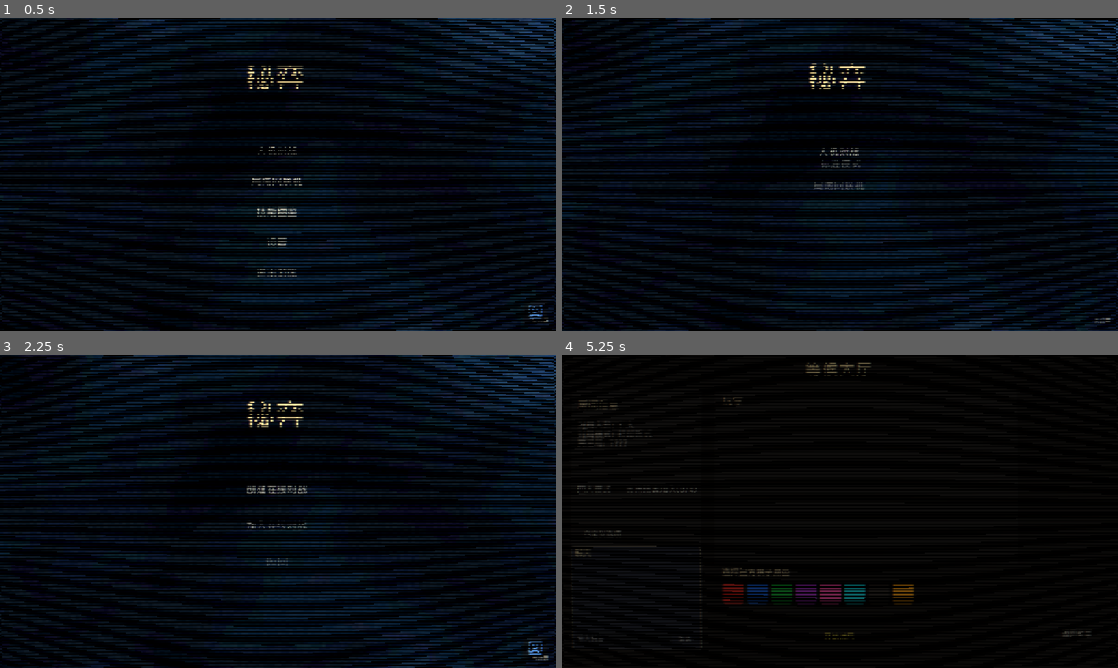
Above: before the commit, frames 1-4 (two rows, left to right).
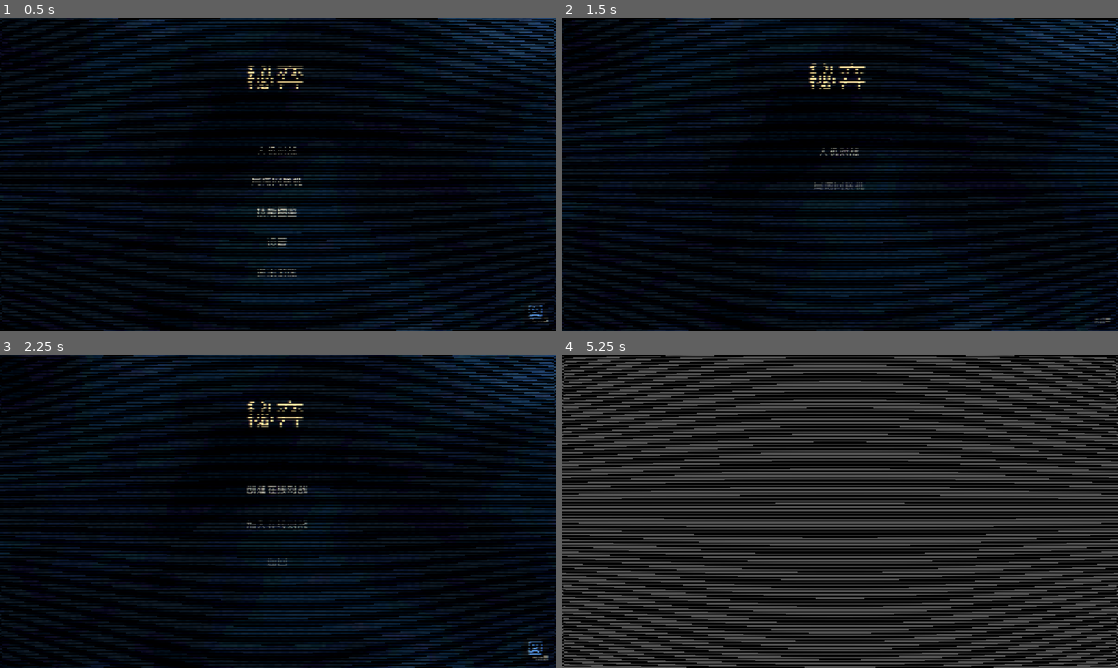
Above: after the commit, the same moments.

Repository: Lurongshika/ChessGame
Game: Godot game, scene res://scenes/main.tscn
Same seed, same stepped clock (60 frames per second), same inputs: the game is played once before the commit and once after it.
Inputs (mouse positions are in pixels of both pictures, inside the frame that each line leads up to):
- Up to frame 1 (0.5 s): no input
- Up to frame 2 (1.5 s): click "人机对战" at 0.5 s; click "返回" at 1.25 s
- Up to frame 3 (2.25 s): click "局域网联机" at 2 s
- Up to frame 4 (5.25 s): click "创建在线对战" at 2.75 s; click "创建房间" at 3.5 s; click (734, 592) at 4.27 s; click (840, 636) at 5 s, where only the run before the commit has a clickable "开始对局"

Frame 1 is identical in both runs. In frame 2, less than 0.1% of the frame differs, in the area x 46-54%, y 45-48%; in frame 3, less than 0.1%; in frame 4, 50%, in the area x 0-100%, y 0-100%.
Error after the commit: Parse Error: There is already a variable named "peer" declared in this scope. (res://scripts/lobby.gd:159)

Commit message:
修复图鉴列表延迟/头像显示/颜色偏好样式;去bgm;去菜单elastic;审判逆位纯规则判定;四人对局返回大厅;端口占用自动切换

Diff:
--- a/global.gd
+++ b/global.gd
@@ -75,15 +75,17 @@
 		# 已透明(如菜单动画已处理)则跳过
 		if b.modulate.a <= 0.01:
 			continue
+		# 容器内按钮(列表/菜单由容器布局):不做逐个延迟动画,保持原样(避免长列表长时间等待)
+		if _in_container(b):
+			continue
 		b.modulate.a = 0.0
 		var tw := root.create_tween()
 		tw.tween_interval(i * 0.06)
 		tw.tween_property(b, "modulate:a", 1.0, 0.3).set_trans(Tween.TRANS_QUAD).set_ease(Tween.EASE_OUT)
-		# 容器内按钮(由容器布局)只淡入,不动位置;自由定位按钮淡入+上浮
-		if not _in_container(b):
-			var orig_pos: Vector2 = b.position
-			b.position = orig_pos + Vector2(0, 16)
-			tw.parallel().tween_property(b, "position", orig_pos, 0.3).set_trans(Tween.TRANS_QUAD).set_ease(Tween.EASE_OUT)
+		# 自由定位按钮淡入+上浮
+		var orig_pos: Vector2 = b.position
+		b.position = orig_pos + Vector2(0, 16)
+		tw.parallel().tween_property(b, "position", orig_pos, 0.3).set_trans(Tween.TRANS_QUAD).set_ease(Tween.EASE_OUT)
 
 
 static func _in_container(b: Control) -> bool:
@@ -147,17 +149,14 @@
 		idx += 1
 
 
-# --- 音频(音效 + 循环 BGM) ---
+# --- 音频(音效) ---
 var _audio_player: AudioStreamPlayer
-var _bgm_player: AudioStreamPlayer
 var _sfx_cache := {}
 
 
 func _setup_audio() -> void:
 	_audio_player = AudioStreamPlayer.new()
 	add_child(_audio_player)
-	_bgm_player = AudioStreamPlayer.new()
-	add_child(_bgm_player)
 
 
 # 播放音效(缓存加载)
@@ -175,22 +174,6 @@
 	_audio_player.stream = stream
 	_audio_player.volume_db = volume_db
 	_audio_player.play()
-
-
-# 循环播放 BGM
-func play_bgm(volume_db: float = -8.0) -> void:
-	if _bgm_player == null:
-		return
-	if _bgm_player.playing:
-		return
-	_bgm_player.stream = load("res://assets/sounds/bgm.mp3")
-	_bgm_player.volume_db = volume_db
-	_bgm_player.play()
-
-
-func stop_bgm() -> void:
-	if _bgm_player != null:
-		_bgm_player.stop()
 
 
 # --- CRT 后处理(全局,参考 CrtTypewriter) ---
--- a/scripts/custom_options.gd
+++ b/scripts/custom_options.gd
@@ -47,7 +47,7 @@
 	close_btn.size = Vector2(34, 28)
 	close_btn.add_theme_font_override("font", font)
 	close_btn.add_theme_font_size_override("font_size", 16)
-	close_btn.pressed.connect(func(): Global.pop_out(self, 0.3, func(): visible = false))
+	close_btn.pressed.connect(func(): visible = false)
 	panel.add_child(close_btn)
 
 	# 内容放入滚动区(内容较长,超出时可滚动)
--- a/scripts/game.gd
+++ b/scripts/game.gd
@@ -172,6 +172,7 @@
 var draft_root: Control
 var _draft_ui_shown := false  # 三选一界面是否已首次显示(首次弹入,刷新重建不重复)
 var result_root: Control
+var four_result_root: Control  # 四人:结算遮罩(返回大厅)
 var net_wait_label: Label
 var chat: Panel  # 对局聊天栏
 var record_panel: Panel  # 对局记录中心悬浮窗
@@ -2217,9 +2218,15 @@
 		# 全控制/单子控制:被控子不能吃子
 		if is_controlled and board[to.y][to.x] != null:
 			return false
-		# 审判逆位:敌方不能以技能/受控棋子吃我方棋子(只能原版移动吃)
-		if board[to.y][to.x] != null and is_controlled and perks_of(board[to.y][to.x]["side"]).has("shenpan2"):
-			return false
+		# 审判逆位:敌方吃我方棋子时,判断"去掉技能后能否吃到";纯规则吃不到(靠技能增强)则禁吃
+		if board[to.y][to.x] != null and perks_of(board[to.y][to.x]["side"]).has("shenpan2"):
+			var pure_ok := false
+			for pure_m in R.legal_moves(board, from, {}, {}):
+				if pure_m == to:
+					pure_ok = true
+					break
+			if not pure_ok:
+				return false
 		# 隐者:隐身的子不能吃子(可移动到空格)
 		if hidden_pieces.has(from) and board[to.y][to.x] != null:
 			return false
@@ -2446,7 +2453,6 @@
 func _start_four_game() -> void:
 	phase = Phase.PLAY
 	board = R.make_board4()
-	Global.play_bgm()
 	_apply_four_skills_setup()
 	_refresh_perk_panels4()
 	# 愚者·逆位:开局无充能(满 CD,需 16 回合充能)
@@ -4848,6 +4854,17 @@
 		_show_status4("隐身的棋子不能吃子")
 		return
 	var captured = board[to.y][to.x]
+	# 审判逆位:敌方吃我方棋子时,判断"去掉技能后能否吃到";纯规则吃不到(靠技能增强)则禁吃
+	if captured != null and perks4[captured["side"]].has("shenpan2"):
+		var pure_ok4 := false
+		var perks_none: Array = [{}, {}, {}, {}]
+		for pure_m in R.raw_moves4(board, from, perks_none):
+			if pure_m == to:
+				pure_ok4 = true
+				break
+		if not pure_ok4:
+			_show_status4("审判:敌方不能用技能吃我方棋子")
+			return
 	# 无敌/教皇/恶魔禁吃校验(审判:己方吃子无视敌方效果)
 	var ignores_effect4: bool = perks4[side].has("shenpan")
 	if captured != null and not ignores_effect4:
@@ -4949,7 +4966,41 @@
 		if occ >= 0:
 			winner4 = occ
 			_show_status4("游戏结束:%s 占领中心获胜!" % SIDE_NAMES4[occ])
+			_show_four_result()
 			queue_redraw()
+
+
+# 四人对局结束:显示结算 + "返回大厅"按钮(联机时所有人可点击回到等候大厅)
+func _show_four_result() -> void:
+	if four_result_root != null:
+		four_result_root.queue_free()
+	four_result_root = Control.new()
+	four_result_root.set_anchors_and_offsets_preset(Control.PRESET_FULL_RECT)
+	ui.add_child(four_result_root)
+	var bg := ColorRect.new()
+	bg.color = Color(0.1, 0.1, 0.12, 0.85)
+	bg.set_anchors_and_offsets_preset(Control.PRESET_FULL_RECT)
+	four_result_root.add_child(bg)
+	var title := _make_label("游戏结束", 40, Color(0.95, 0.85, 0.6))
+	title.position = Vector2(0, 150)
+	title.size = Vector2(1280, 50)
+	title.horizontal_alignment = HORIZONTAL_ALIGNMENT_CENTER
+	four_result_root.add_child(title)
+	var sub := _make_label("返回等候大厅", 20, Color(0.85, 0.82, 0.75))
+	sub.position = Vector2(0, 220)
+	sub.size = Vector2(1280, 30)
+	sub.horizontal_alignment = HORIZONTAL_ALIGNMENT_CENTER
+	four_result_root.add_child(sub)
+	var back_btn := _make_button("返回大厅", Vector2(540, 320), Vector2(200, 52))
+	back_btn.pressed.connect(func():
+		Global.clear_reconnect_info()
+		# 联机:复用连接直接回大厅(大厅场景用同一连接继续)
+		if net_role != "local" and Global.from_lobby:
+			Global.change_scene_with_fade("res://scenes/lobby.tscn")
+		else:
+			Global.change_scene_with_fade("res://scenes/main.tscn")
+	)
+	four_result_root.add_child(back_btn)
 
 
 # 王被吃:按自定义规则处理,返回 "winner"(游戏结束) / "continue"(继续)
@@ -4967,6 +5018,7 @@
 		if kill_count4[dead] >= kill_count:
 			winner4 = killer
 			_show_status4("游戏结束:%s 达成 %d 次杀棋,获胜!" % [SIDE_NAMES4[killer], kill_count])
+			_show_four_result()
 			queue_redraw()
 			return "winner"
 		# 被杀方继续(王被吃但按规则不判负,王由杀棋方继承或重生?)
@@ -4996,6 +5048,7 @@
 		if occ_winner >= 0:
 			winner4 = occ_winner
 			_show_status4("游戏结束:%s 占领中心获胜!" % SIDE_NAMES4[occ_winner])
+			_show_four_result()
 			queue_redraw()
 			return "winner"
 	var alive_list: Array = []
@@ -5008,6 +5061,7 @@
 			_show_status4("游戏结束:%s 获胜!" % SIDE_NAMES4[winner4])
 		else:
 			_show_status4("平局")
+		_show_four_result()
 		queue_redraw()
 		return "winner"
 	return "continue"
--- a/scripts/lobby.gd
+++ b/scripts/lobby.gd
@@ -127,9 +127,6 @@
 			custom_opts = CustomOptions.new()
 			custom_opts.setup(_font(), func(_r): pass)
 			add_child(custom_opts)
-		else:
-			# 再次打开:弹出动画(首次创建时 setup 内部已有弹入)
-			Global.pop_in(custom_opts)
 		custom_opts.visible = true
 	)
 	add_child(opts_btn)
@@ -158,7 +155,15 @@
 	if Global.net_role == "host":
 		var peer := ENetMultiplayerPeer.new()
 		var max_clients: int = (2 if Global.game_mode != "four" else 4) - 1
+		# 端口被占用时自动 +1 尝试其他端口(最多 20 次)
+		var peer := ENetMultiplayerPeer.new()
 		var err := peer.create_server(Global.port, max_clients)
+		var tries := 0
+		while err != OK and tries < 20:
+			Global.port += 1
+			peer = ENetMultiplayerPeer.new()
+			err = peer.create_server(Global.port, max_clients)
+			tries += 1
 		if err != OK:
 			lobby_label.text = "创建房间失败(端口被占用?)"
 			return
@@ -169,7 +174,9 @@
 		var prof := Profile.to_net_data()
 		players[1] = {"name": prof.get("username", "玩家"), "avatar_data": prof, "color": -1, "ready": true, "join_order": 0}
 		my_peer = 1
-		print("LOBBY: host ready, max=", max_clients + 1)
+		print("LOBBY: host ready, max=", max_clients + 1, " port=", Global.port)
+		if lobby_label != null:
+			lobby_label.text = "房间已创建(端口 %d),等待玩家加入..." % Global.port
 		_update_ui()
 	else:
 		var peer := ENetMultiplayerPeer.new()
--- a/scripts/main_menu.gd
+++ b/scripts/main_menu.gd
@@ -337,22 +337,19 @@
 	_animate_option_button(b)
 
 
-# 选项层按钮动画:elastic 回弹 + 淡入 + 上浮(依次出现)
+# 选项层按钮动画:淡入 + 上浮(依次出现,无 elastic)
 func _animate_option_button(b: Button) -> void:
 	var idx := 0
 	for child in opt_root.get_children():
 		if child is Button:
 			idx += 1
-	b.pivot_offset = b.size / 2.0
-	b.scale = Vector2(0.7, 0.7)
 	b.modulate.a = 0.0
 	var orig_pos: Vector2 = b.position
 	b.position = orig_pos + Vector2(0, 14)
 	var tw := create_tween()
 	tw.tween_interval((idx - 1) * 0.06)
-	tw.tween_property(b, "scale", Vector2.ONE, 0.5).set_trans(Tween.TRANS_ELASTIC).set_ease(Tween.EASE_OUT)
-	tw.parallel().tween_property(b, "modulate:a", 1.0, 0.3).set_trans(Tween.TRANS_QUAD).set_ease(Tween.EASE_OUT)
-	tw.parallel().tween_property(b, "position", orig_pos, 0.3).set_trans(Tween.TRANS_QUAD).set_ease(Tween.EASE_OUT)
+	tw.tween_property(b, "modulate:a", 1.0, 0.28).set_trans(Tween.TRANS_QUAD).set_ease(Tween.EASE_OUT)
+	tw.parallel().tween_property(b, "position", orig_pos, 0.28).set_trans(Tween.TRANS_QUAD).set_ease(Tween.EASE_OUT)
 
 
 # 给创建/加入界面的直接按钮补动画(模式/人数/输入框等)
@@ -370,10 +367,8 @@
 
 func _close_options() -> void:
 	if opt_root != null:
-		var root := opt_root
+		opt_root.queue_free()
 		opt_root = null
-		# 弹出动画后释放
-		Global.pop_out(root, 0.3, func(): root.queue_free())
 	_set_menu_visible(true)
 	# 返回主界面:重新播放主菜单按钮入场动画(选项层已释放,避免连带动画)
 	call_deferred("_replay_menu_anim")
--- a/scripts/user_menu.gd
+++ b/scripts/user_menu.gd
@@ -38,6 +38,7 @@
 	avatar_preview.size = Vector2(160, 160)
 	avatar_preview.stretch_mode = TextureRect.STRETCH_KEEP_ASPECT_CENTERED
 	avatar_preview.mouse_filter = Control.MOUSE_FILTER_IGNORE
+	add_child(avatar_preview)
 	# 头像框
 	var frame := Panel.new()
 	frame.position = Vector2(142, 212)
@@ -59,7 +60,7 @@
 	upload_tip.size = Vector2(180, 20)
 	add_child(upload_tip)
 
-	# 右侧:颜色偏好(最多 4 个,点击切换选中;12 色 3×4 排列)
+	# 右侧:颜色偏好(最多 4 个,点击切换选中;与等候大厅选色样式一致:色块按钮)
 	var pref_title := _label("颜色偏好(最多 %d 个,开局按此选色)" % MAX_PREFS, 20, Color(0.9, 0.8, 0.6))
 	pref_title.position = Vector2(480, 180)
 	pref_title.size = Vector2(560, 30)
@@ -67,18 +68,26 @@
 
 	for i in Global.COLORS16.size():
 		var btn := Button.new()
-		btn.position = Vector2(480 + (i % 4) * 130, 225 + (i / 4) * 100)
-		btn.size = Vector2(110, 84)
-		btn.icon = _color_swatch(Global.COLORS16[i], 56)
-		btn.icon_alignment = HORIZONTAL_ALIGNMENT_CENTER
+		btn.custom_minimum_size = Vector2(48, 48)
+		btn.position = Vector2(480 + (i % 4) * 80, 230 + (i / 4) * 70)
+		btn.size = Vector2(48, 48)
+		var sb := StyleBoxFlat.new()
+		sb.bg_color = Global.COLORS16[i]
+		sb.set_corner_radius_all(6)
+		btn.add_theme_stylebox_override("normal", sb)
+		btn.add_theme_stylebox_override("hover", sb)
+		var sbp := StyleBoxFlat.new()
+		sbp.bg_color = Global.COLORS16[i].lightened(0.2)
+		sbp.set_corner_radius_all(6)
+		btn.add_theme_stylebox_override("pressed", sbp)
 		var idx := i
 		btn.pressed.connect(func(): _toggle_pref(idx))
 		add_child(btn)
 		pref_btns.append(btn)
-		# 序号标记(显示偏好顺序)
+		# 序号标记(显示偏好顺序,放在色块右上角)
 		var dot := _label("", 14, Color(0.95, 0.85, 0.6))
-		dot.position = btn.position + Vector2(84, 2)
-		dot.size = Vector2(24, 22)
+		dot.position = btn.position + Vector2(30, -2)
+		dot.size = Vector2(20, 20)
 		dot.horizontal_alignment = HORIZONTAL_ALIGNMENT_CENTER
 		add_child(dot)
 		pref_dots.append(dot)
@@ -156,22 +165,29 @@
 		avatar_preview.texture = null
 
 
-# 刷新颜色按钮高亮 + 偏好顺序数字
+# 刷新颜色按钮高亮 + 偏好顺序数字(与大厅选色一致:色块底色 + 选中金边)
 func _refresh_pref_highlight() -> void:
 	for i in pref_btns.size():
+		var base: Color = Global.COLORS16[i]
 		var sb := StyleBoxFlat.new()
-		sb.bg_color = Color(0.2, 0.19, 0.17)
-		sb.set_corner_radius_all(8)
+		sb.bg_color = base
+		sb.set_corner_radius_all(6)
 		var order := color_prefs.find(i)
 		if order >= 0:
 			sb.border_color = Color(0.95, 0.8, 0.2)
 			sb.set_border_width_all(3)
 		else:
-			sb.border_color = Color(0.4, 0.37, 0.32)
-			sb.set_border_width_all(1)
+			sb.border_color = Color(0, 0, 0, 0)
+			sb.set_border_width_all(0)
 		pref_btns[i].add_theme_stylebox_override("normal", sb)
+		var sbp := StyleBoxFlat.new()
+		sbp.bg_color = base.lightened(0.2)
+		sbp.set_corner_radius_all(6)
+		if order >= 0:
+			sbp.border_color = Color(0.95, 0.8, 0.2)
+			sbp.set_border_width_all(3)
+		pref_btns[i].add_theme_stylebox_override("pressed", sbp)
 		pref_btns[i].add_theme_stylebox_override("hover", sb)
-		pref_btns[i].add_theme_stylebox_override("pressed", sb)
 		pref_dots[i].text = str(order + 1) if order >= 0 else ""
 
 
--- a/tests/test_net_sync.gd
+++ b/tests/test_net_sync.gd
@@ -210,7 +210,7 @@
 	_check(scene.queen_charge[R.Side.RED] == 0, "皇后释放后充能消耗")
 	_check(scene.turn == R.Side.BLACK, "皇后释放后消耗本回合")
 
-	# --- 审判逆位:敌方无法使用技能/受控棋子吃我方棋子,只能原版移动吃 ---
+	# --- 审判逆位:敌方吃我方棋子时,纯规则(无技能)吃不到则禁止 ---
 	scene.net_role = "host"
 	scene.phase = scene.Phase.PLAY
 	scene.turn = R.Side.RED
@@ -221,7 +221,7 @@
 	var black_before: int = scene.perks_black.size()
 	scene._refresh_judgement(R.Side.RED)
 	_check(scene.perks_black.size() == black_before, "审判逆位:不再重抽/失去敌方技能(改为被动)")
-	# 被控制棋子(技能移动)不能吃有审判逆位的棋子
+	# 黑车纯规则可直线吃红兵 → 允许
 	scene.board = []
 	for rr in R.ROWS:
 		var row := []
@@ -236,15 +236,13 @@
 	scene.invincible_side = -1
 	scene.invincible_piece = Vector2i(-1, -1)
 	scene.hidden_pieces = {}
-	scene.controlled_piece = {"pos": Vector2i(0, 3), "owner": R.Side.BLACK}
-	scene.controlled_turns = 1
-	scene.perks_red = {"shenpan2": true}
-	# 黑车(受控)吃红兵:红方有审判逆位 → 禁吃
-	_check(scene._validate_move(Vector2i(0, 3), Vector2i(4, 3), "move", R.Side.BLACK) == false, "审判逆位:受控棋子不能吃我方棋子")
-	scene.controlled_piece = {}
-	scene.controlled_turns = 0
-	# 普通走子吃不受限
-	_check(scene._validate_move(Vector2i(0, 3), Vector2i(4, 3), "move", R.Side.BLACK) == true, "审判逆位:原版移动可正常吃我方棋子")
+	_check(scene._validate_move(Vector2i(0, 3), Vector2i(4, 3), "move", R.Side.BLACK) == true, "审判逆位:纯规则可吃(原版移动)允许")
+	# 黑马在 (4,2),红兵在 (4,3) 正前方:马需斜跳吃(纯规则吃不到正前方) → 但用塔逆位八向技能可吃 → 禁止
+	scene.board[2][4] = R.make_piece(R.Side.BLACK, R.Type.HORSE)  # 黑马 (4,2)
+	scene.board[3][4] = R.make_piece(R.Side.RED, R.Type.PAWN)     # 红兵 (4,3) 马正前方
+	scene.perks_black = {"ta2": true}  # 塔逆位:八向移动一格(靠技能才能吃正前方)
+	_check(scene._validate_move(Vector2i(4, 2), Vector2i(4, 3), "move", R.Side.BLACK) == false, "审判逆位:靠技能增强才能吃 → 禁止")
+	scene.perks_black = {}
 
 	# --- 月亮逆位:象免费移动(蓝色,不消耗步数,不结束回合) ---
 	scene.net_role = "local"
Not shown, removed: assets/sounds/bgm.mp3.import
Not shown, removed: assets/sounds/bgm.mp3
